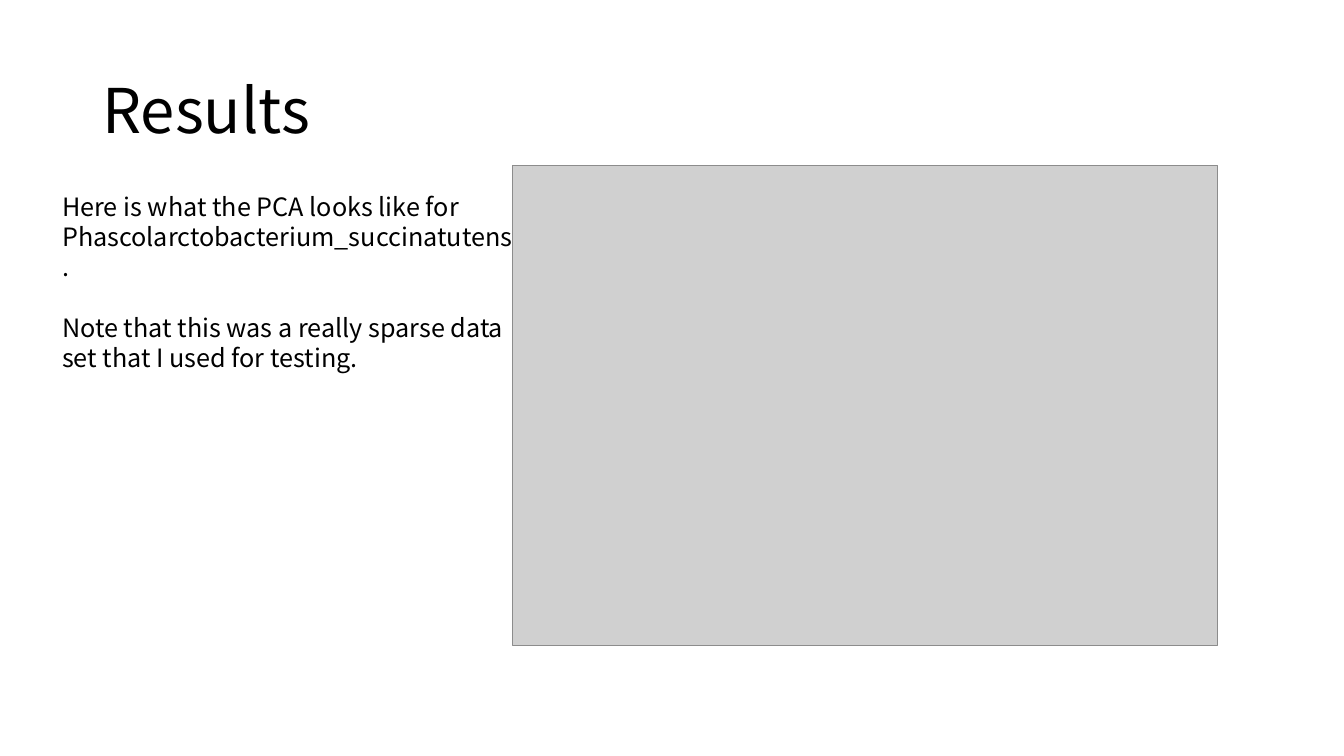
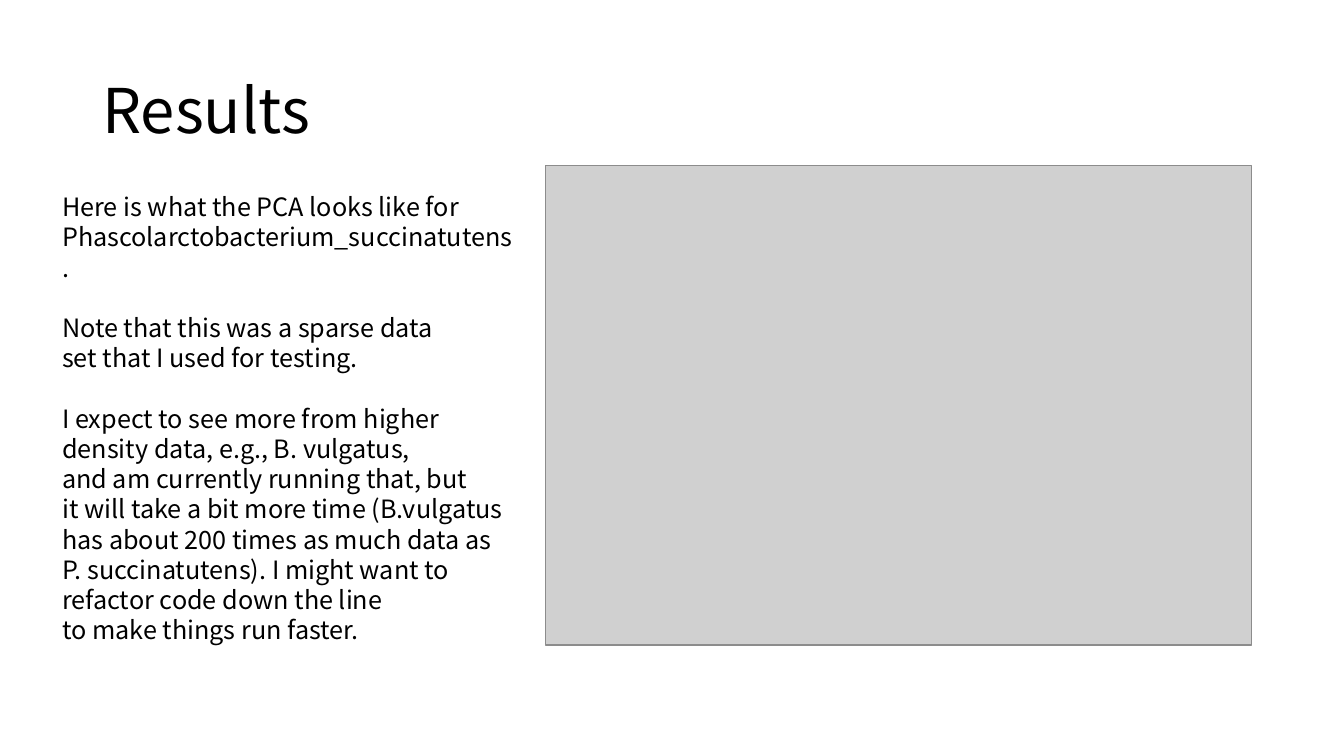
Before and after one commit to jon-mah/demo_for_ccgb, a slide deck: slide 11 of Summary/20210209_demo_for_ccgb_rotation_update.pptx. Drawn at 1344x756 pixels with LibreOffice and Linux fonts; fonts in the diff are those of the drawing; grey boxes stand for pictures. Boxes give left, top, right and bottom in pixels: in the first picture for what was removed or moved away, otherwise in the second. Text is boxed around its words. In the diff, an @@ line names an element or a change of style, - is before the commit and + after.

```diff
--- a/Summary/20210209_demo_for_ccgb_rotation_update.pptx
+++ b/Summary/20210209_demo_for_ccgb_rotation_update.pptx
@@ picture: place and size @@
-picture at [512,165,1218,645]
+picture at [546,165,1252,645]
@@ text at [62,317,432,343]: text changed @@
-Note that this was a really sparse data
+Note that this was a sparse data
@@ text at [62,407,503,640]: paragraphs added @@
+I expect to see more from higher
+density data, e.g., B. vulgatus,
+and am currently running that, but
+it will take a bit more time (B.vulgatus
+has about 200 times as much data as
+P. succinatutens). I might want to
+refactor code down the line
+to make things run faster.
```
Also in this commit, not shown: 3 other slides changed, 2 other files.
